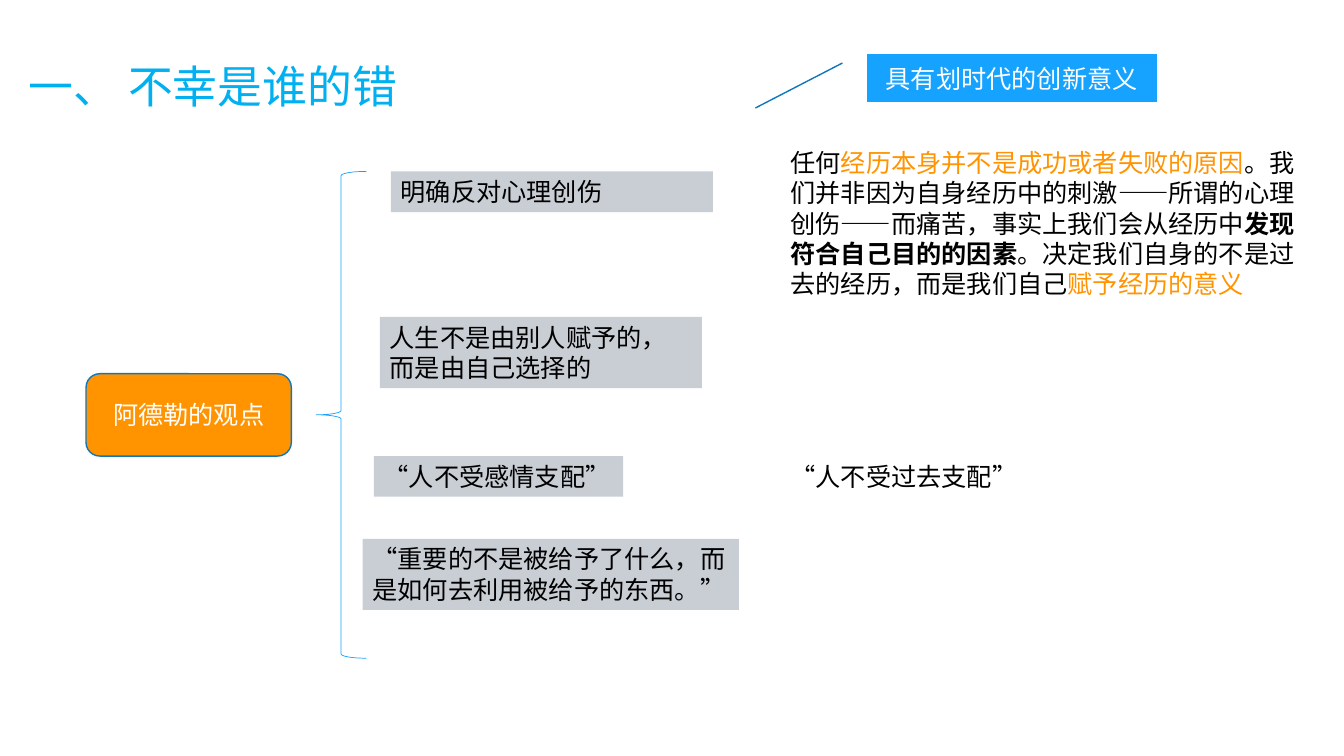
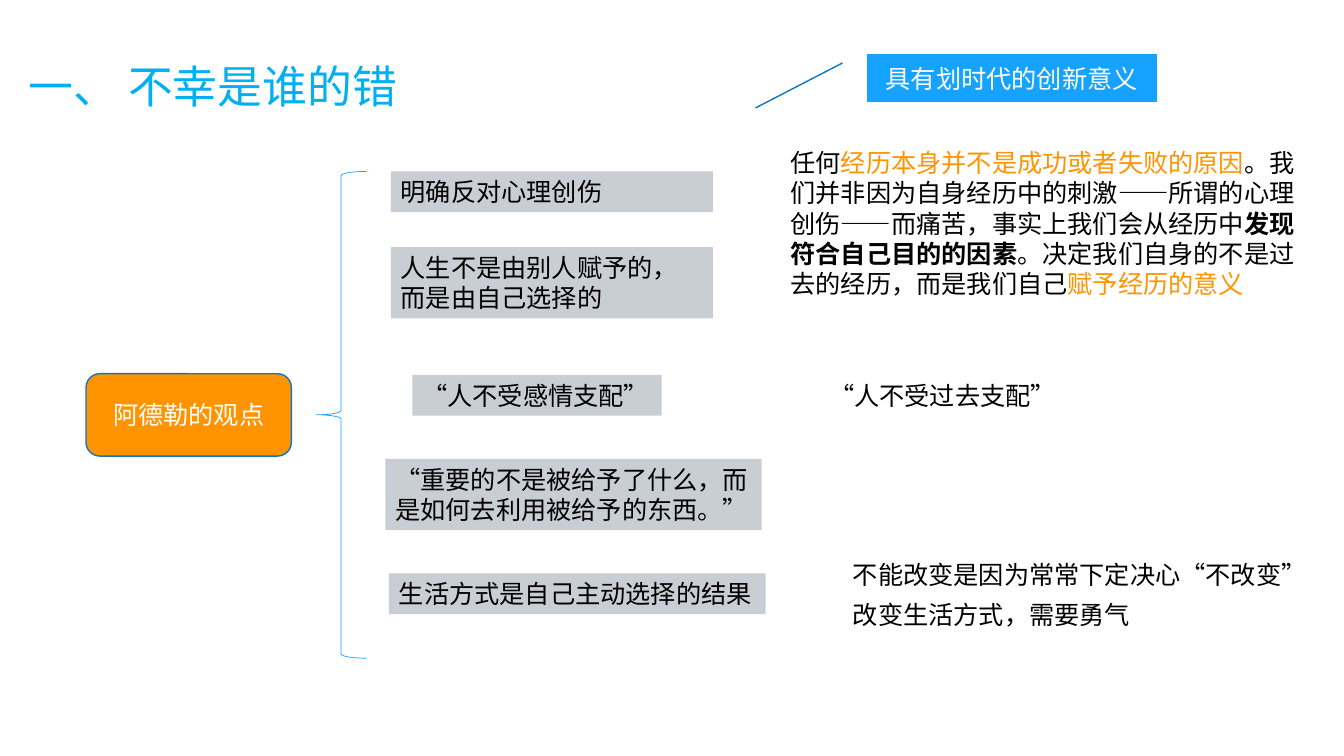
Before and after one commit to fancyChuan/reading-mindmap, a slide deck: slide 3 of PPT/被讨厌的勇气.pptx. Drawn at 1344x756 pixels with LibreOffice and Linux fonts; fonts in the diff are those of the drawing. Boxes give left, top, right and bottom in pixels: in the first picture for what was removed or moved away, otherwise in the second. Text is boxed around its words. In the diff, an @@ line names an element or a change of style, - is before the commit and + after.

Commit message:
被讨厌的勇气-更新

```diff
--- a/PPT/被讨厌的勇气.pptx
+++ b/PPT/被讨厌的勇气.pptx
@@ rectangle "人生不是由别人赋予的，而是由自己选择的": place and size @@
-rectangle "人生不是由别人赋予的，而是由自己选择的" at box(380, 317, 703, 388)
+rectangle "人生不是由别人赋予的，而是由自己选择的" at box(391, 247, 714, 319)
@@ rectangle "“人不受感情支配”": place and size @@
-rectangle "“人不受感情支配”" at box(374, 456, 623, 496)
+rectangle "“人不受感情支配”" at box(412, 375, 661, 415)
@@ text "“人不受过去支配”": place and size @@
-text "“人不受过去支配”" at box(790, 464, 1017, 488)
+text "“人不受过去支配”" at box(829, 383, 1056, 407)
@@ rectangle "“重要的不是被给予了什么，而是如何去利用被给予的东西。”": place and size @@
-rectangle "“重要的不是被给予了什么，而是如何去利用被给予的东西。”" at box(363, 539, 739, 611)
+rectangle "“重要的不是被给予了什么，而是如何去利用被给予的东西。”" at box(385, 459, 761, 530)
@@ text added at box(853, 562, 1307, 586), 18 pt, text #000000 @@
+不能改变是因为常常下定决心“不改变”
@@ rectangle added at box(389, 574, 766, 614), fill #C9CED5, 18 pt, text #000000 @@
+生活方式是自己主动选择的结果
@@ text added at box(853, 602, 1130, 627), 18 pt, text #000000 @@
+改变生活方式，需要勇气
```
Also in this commit, not shown: 2 other slides changed, 1 slide added, 1 other file.
